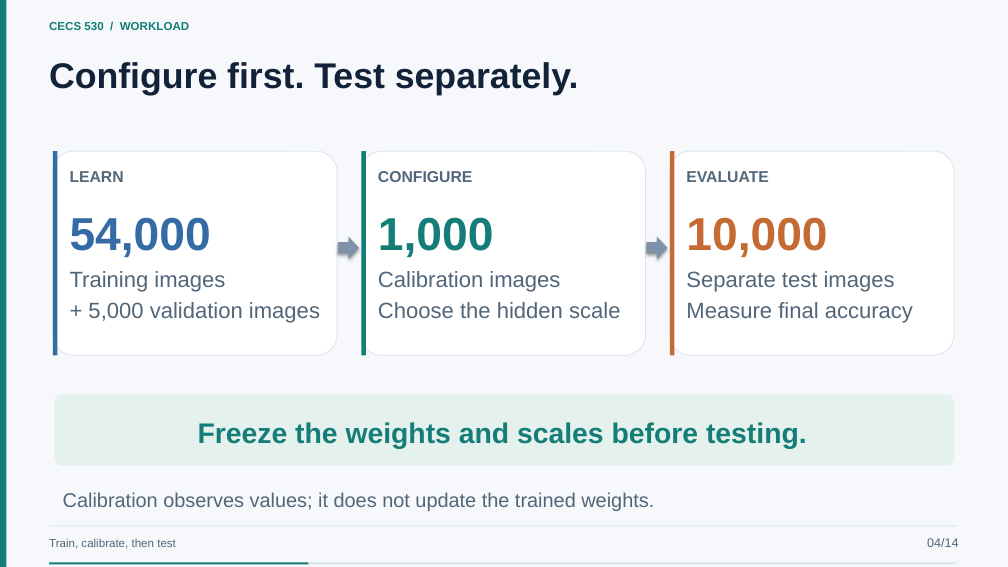
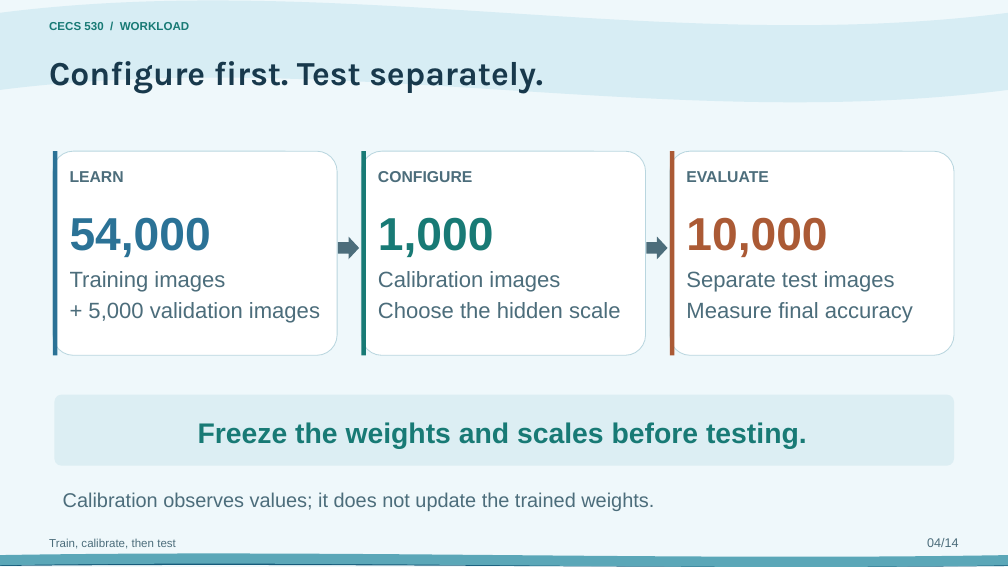
Before and after one commit to EnragedWaters/CECS-530-Quantized-Neural-Network-Accelerator, a slide deck: slide 4 of presentation/project-presentation.pptx. Drawn at 1008x567 pixels with LibreOffice and Linux fonts; fonts in the diff are those of the drawing. Boxes give left, top, right and bottom in pixels: in the first picture for what was removed or moved away, otherwise in the second. Text is boxed around its words. In the diff, an @@ line names an element or a change of style, - is before the commit and + after.

Commit message:
Use Ocean Waves theme for project presentation

```diff
--- a/presentation/project-presentation.pptx
+++ b/presentation/project-presentation.pptx
@@ background #F6F8FB to #EFF8FB @@
@@ rectangle removed at (0, 0, 7, 567) @@
@@ wave added at (0, 0, 1008, 103), fill #D7EDF4 @@
@@ text "CECS 530 / WORKLOAD" at (49, 22, 189, 30): text colour #147D78 to #187A75 @@
@@ text "Configure first. Test separately." at (49, 61, 543, 94): size 34 to 32 pt, font Arial to Karla, text colour #122339 to #18394C @@
@@ rectangle at (53, 151, 57, 355): fill #356BA5 to #2B7296 @@
@@ rectangle at (361, 151, 366, 355): fill #147D78 to #187A75 @@
@@ outline #DCE5EE 0.8 pt to #B9D6DF 0.8 pt in 3 elements at (53, 151, 337, 355), (361, 151, 646, 355), (670, 151, 954, 355) @@
@@ rectangle at (670, 151, 675, 355): fill #C46A32 to #AB5A35 @@
@@ text "54,000" at (70, 217, 211, 257): text colour #356BA5 to #2B7296 @@
@@ text "10,000" at (686, 217, 827, 257): text colour #C46A32 to #AB5A35 @@
@@ right arrow at (338, 237, 359, 259): fill #7E91A6 to #4C6D7B; shadow off @@
@@ right arrow at (647, 237, 668, 259): fill #7E91A6 to #4C6D7B; shadow off @@
@@ text "Train, calibrate, then test" at (49, 538, 176, 549): text colour #52667A to #4C6D7B @@
@@ text "04/14" at (927, 538, 958, 547): text colour #52667A to #4C6D7B @@
@@ wave added at (0, 559, 1008, 567), fill #175B7A @@
@@ wave added at (0, 554, 1008, 567), fill #5BA7B8 @@
@@ rectangle removed at (49, 563, 957, 565) @@
@@ rectangle removed at (49, 563, 309, 565) @@
```
Also in this commit, not shown: 17 other slides changed, 2 other files.
